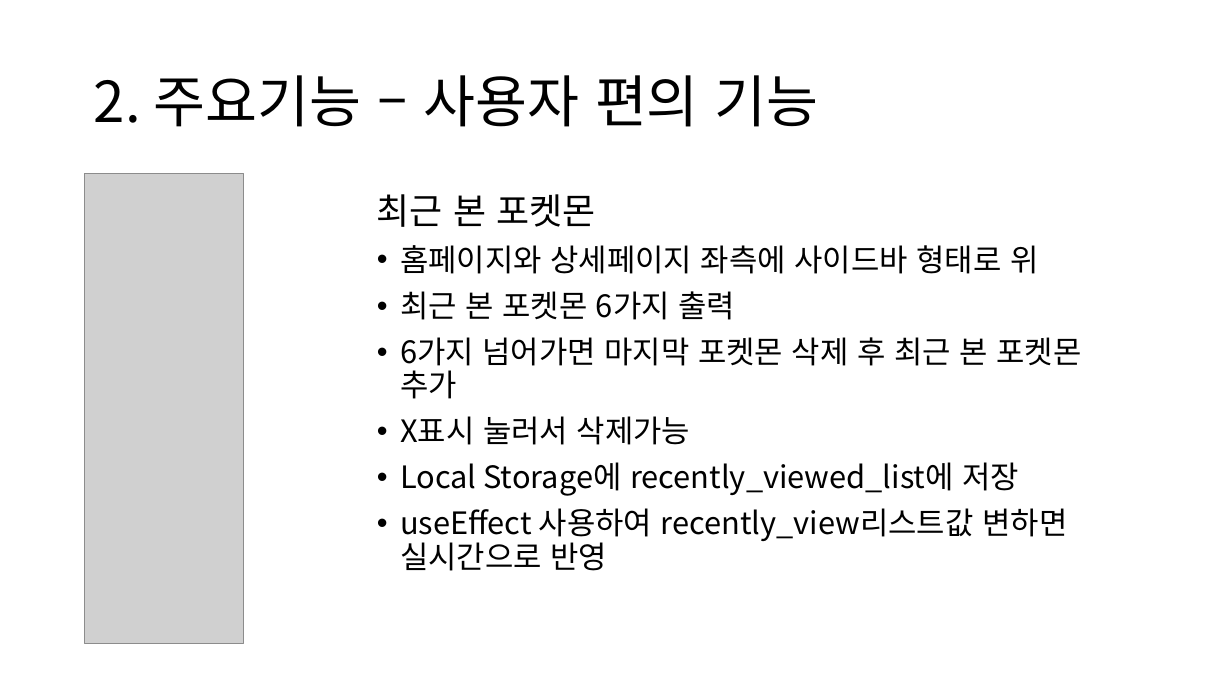
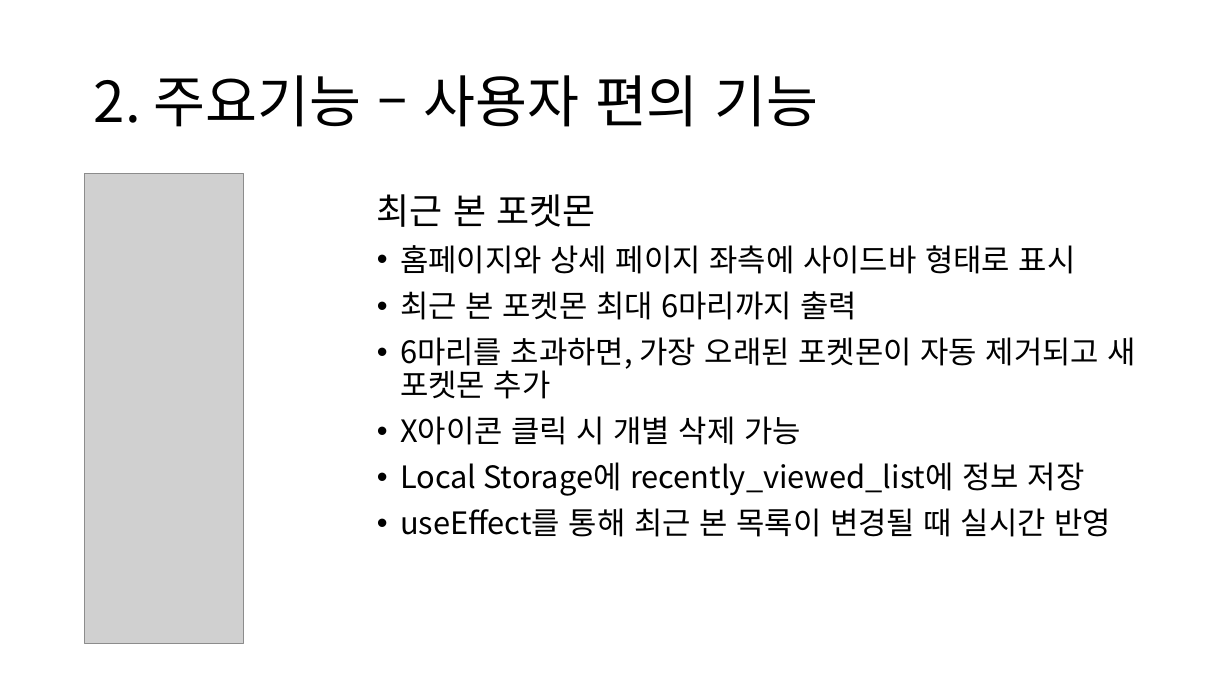
Before and after one commit to lhj4369/Pokemon-Wiki, a slide deck: slide 18 of 발표자료.pptx. Drawn at 1232x693 pixels with LibreOffice and Linux fonts; fonts in the diff are those of the drawing; grey boxes stand for pictures. Boxes give left, top, right and bottom in pixels: in the first picture for what was removed or moved away, otherwise in the second. Text is boxed around its words. In the diff, an @@ line names an element or a change of style, - is before the commit and + after.

```diff
--- a/발표자료.pptx
+++ b/발표자료.pptx
@@ text at (400,245,1136,537): text changed @@
-• 홈페이지와 상세페이지 좌측에 사이드바 형태로 위
-• 최근 본 포켓몬 6가지 출력
-• 6가지 넘어가면 마지막 포켓몬 삭제 후 최근 본 포켓몬 추가
-• X표시 눌러서 삭제가능
-• Local Storage에 recently_viewed_list에 저장
-• useEffect 사용하여 recently_view리스트값 변하면 실시간으로 반영
+• 홈페이지와 상세 페이지 좌측에 사이드바 형태로 표시
+• 최근 본 포켓몬 최대 6마리까지 출력
+• 6마리를 초과하면, 가장 오래된 포켓몬이 자동 제거되고 새 포켓몬 추가
+• X아이콘 클릭 시 개별 삭제 가능
+• Local Storage에 recently_viewed_list에 정보 저장
+• useEffect를 통해 최근 본 목록이 변경될 때 실시간 반영
```
Also in this commit, not shown: 11 other slides changed.
